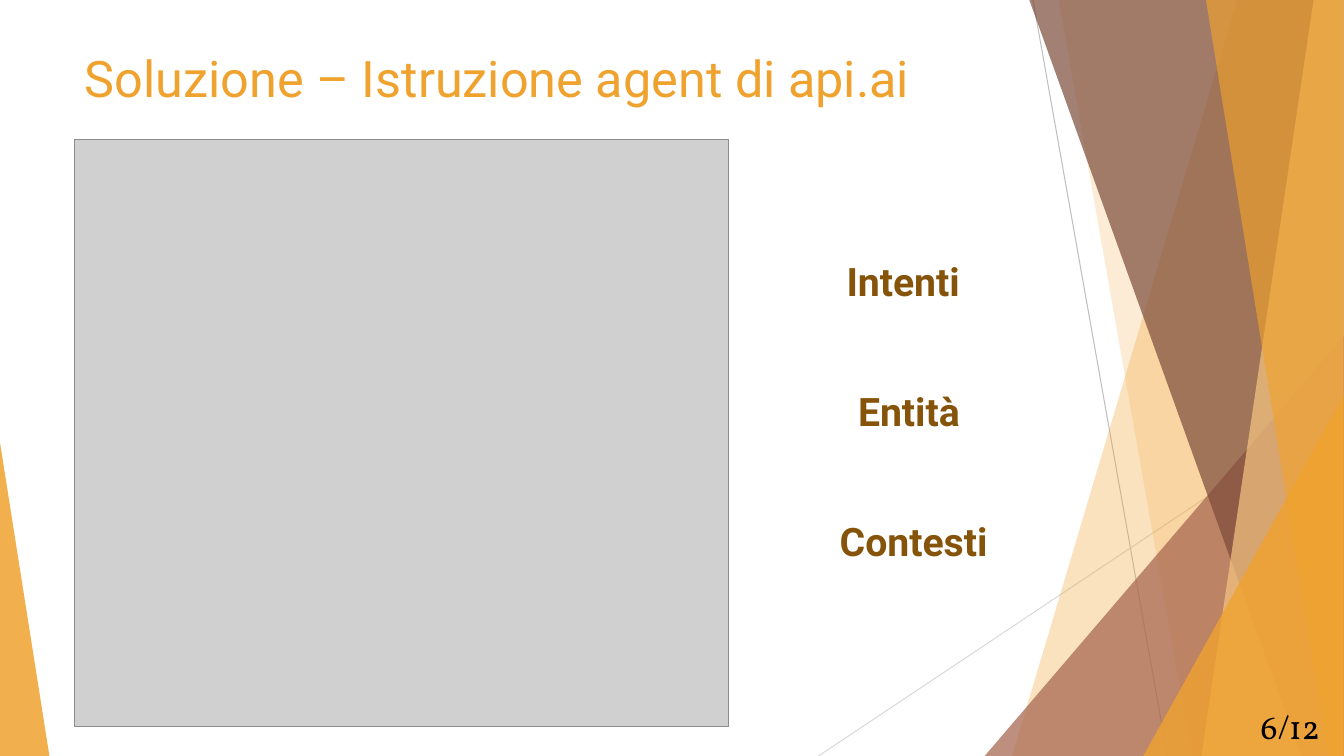
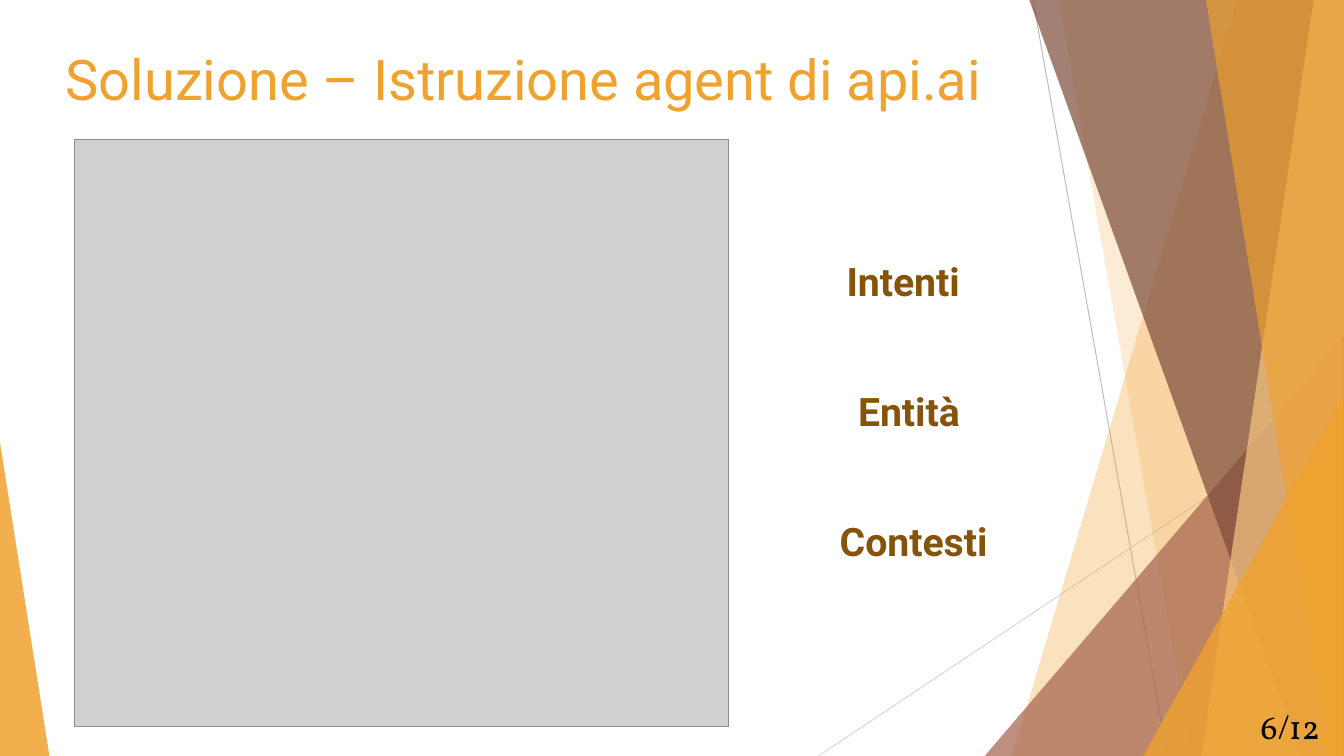
Before and after one commit to Mou95/Tesi, a slide deck: slide 6 of Presentazione_tesi.pptx. Drawn at 1344x756 pixels with LibreOffice and Linux fonts; fonts in the diff are those of the drawing; grey boxes stand for pictures. Boxes give left, top, right and bottom in pixels: in the first picture for what was removed or moved away, otherwise in the second. Text is boxed around its words. In the diff, an @@ line names an element or a change of style, - is before the commit and + after.

```diff
--- a/Presentazione_tesi.pptx
+++ b/Presentazione_tesi.pptx
@@ title "Soluzione – Istruzione agent di ...": place and size @@
-title "Soluzione – Istruzione agent di ..." at <box>85,59,909,108</box>
+title "Soluzione – Istruzione agent di ..." at <box>66,58,981,112</box>
@@ title "Soluzione – Istruzione agent di ..." at <box>66,58,981,112</box>: size 36 to 40 pt @@
```
Also in this commit, not shown: 9 other slides changed.
